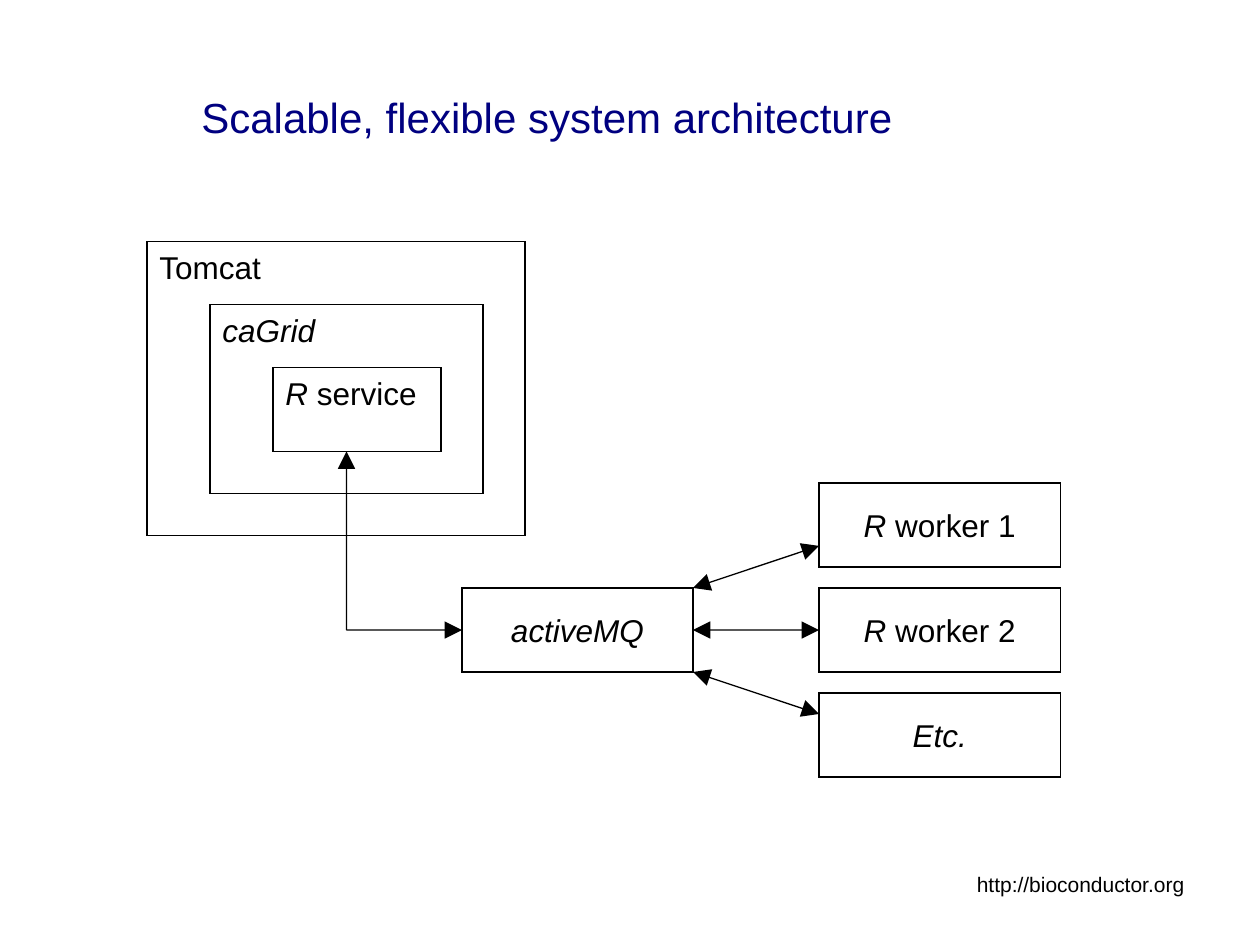
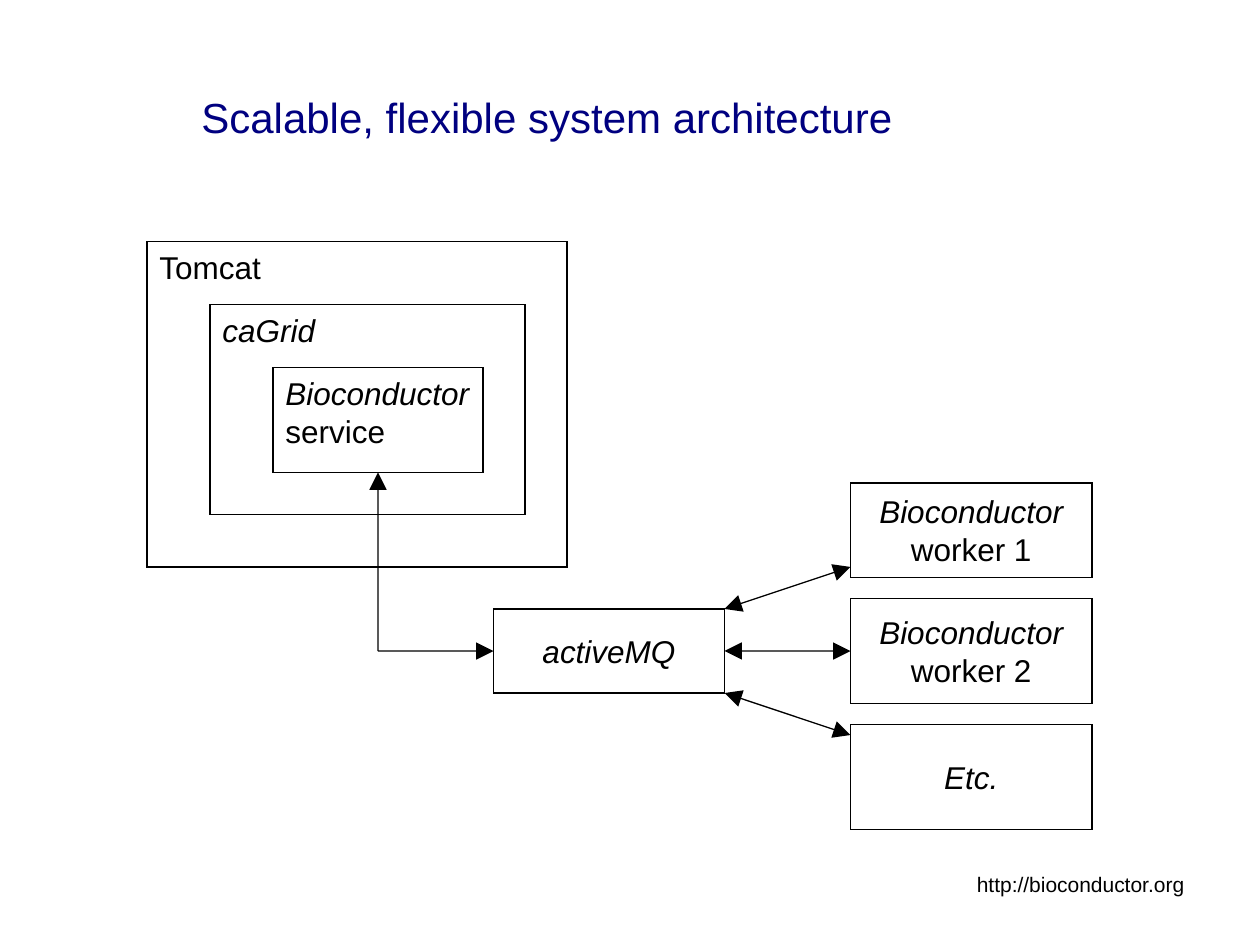
Before and after one commit to NCIP/bioconductor_v1, a slide deck: slide 21 of trunk/bioconductor/Presentations/caBIG_Annual_Meeting_2007_Tech_Demo.ppt. Drawn at 1260x945 pixels with LibreOffice and Linux fonts; fonts in the diff are those of the drawing; background and template pictures are left out. Boxes give left, top, right and bottom in pixels: in the first picture for what was removed or moved away, otherwise in the second. Text is boxed around its words. In the diff, an @@ line names an element or a change of style, - is before the commit and + after.

```diff
--- a/trunk/bioconductor/Presentations/caBIG_Annual_Meeting_2007_Tech_Demo.ppt
+++ b/trunk/bioconductor/Presentations/caBIG_Annual_Meeting_2007_Tech_Demo.ppt
@@ rectangle "Tomcat": place and size @@
-rectangle "Tomcat" at bbox=[147, 242, 525, 536]
+rectangle "Tomcat" at bbox=[147, 242, 567, 567]
@@ rectangle "caGrid": place and size @@
-rectangle "caGrid" at bbox=[210, 305, 484, 494]
+rectangle "caGrid" at bbox=[210, 305, 525, 515]
@@ rectangle "Bioconductor service": place and size @@
-rectangle "Bioconductor service" at bbox=[273, 368, 441, 452]
+rectangle "Bioconductor service" at bbox=[273, 368, 484, 472]
@@ text in rectangle at bbox=[285, 382, 469, 444]: text changed; italic on @@
-R service
+Bioconductor
+service
@@ rectangle "Bioconductor": place and size @@
-rectangle "Bioconductor" at bbox=[819, 483, 1061, 567]
+rectangle "Bioconductor" at bbox=[850, 483, 1092, 577]
@@ text in rectangle at bbox=[879, 500, 1063, 562]: text changed; italic on @@
-R worker 1
+Bioconductor
+worker 1
@@ rectangle "Bioconductor": place and size @@
-rectangle "Bioconductor" at bbox=[819, 588, 1061, 673]
+rectangle "Bioconductor" at bbox=[850, 598, 1092, 703]
@@ text in rectangle at bbox=[879, 621, 1063, 683]: text changed; italic on @@
-R worker 2
+Bioconductor
+worker 2
@@ 3 double arrows, 2 arrows, 1 rectangle: place and size @@
-3 double arrows, 2 arrows, 1 rectangle at bbox=[346, 451, 819, 714]
+3 double arrows, 2 arrows, 1 rectangle at bbox=[378, 472, 850, 735]
@@ rectangle "Etc.": place and size @@
-rectangle "Etc." at bbox=[819, 693, 1061, 777]
+rectangle "Etc." at bbox=[850, 724, 1092, 829]
```
Also in this commit, not shown: 13 other slides changed, 1 slide removed.
